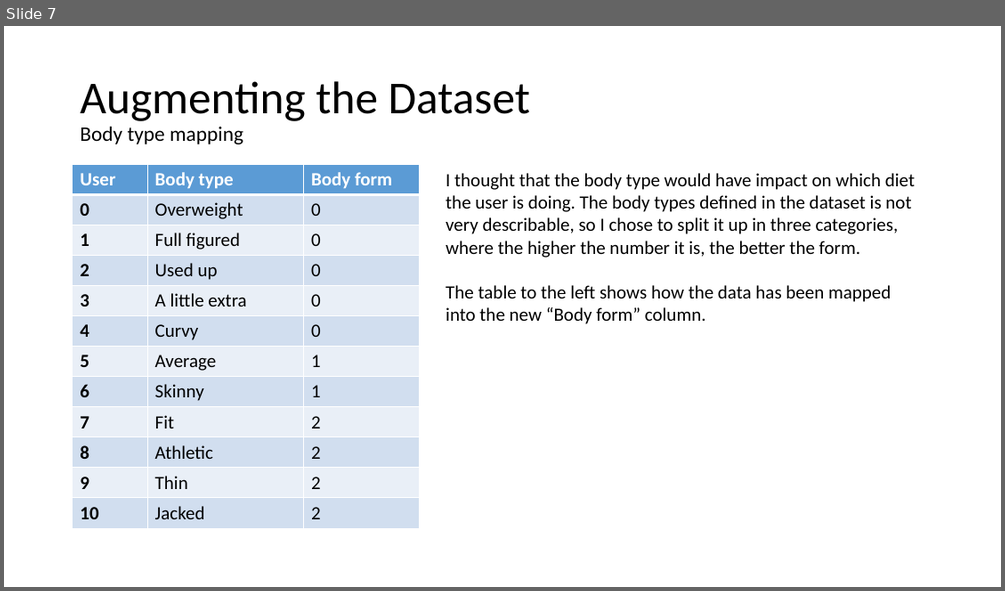
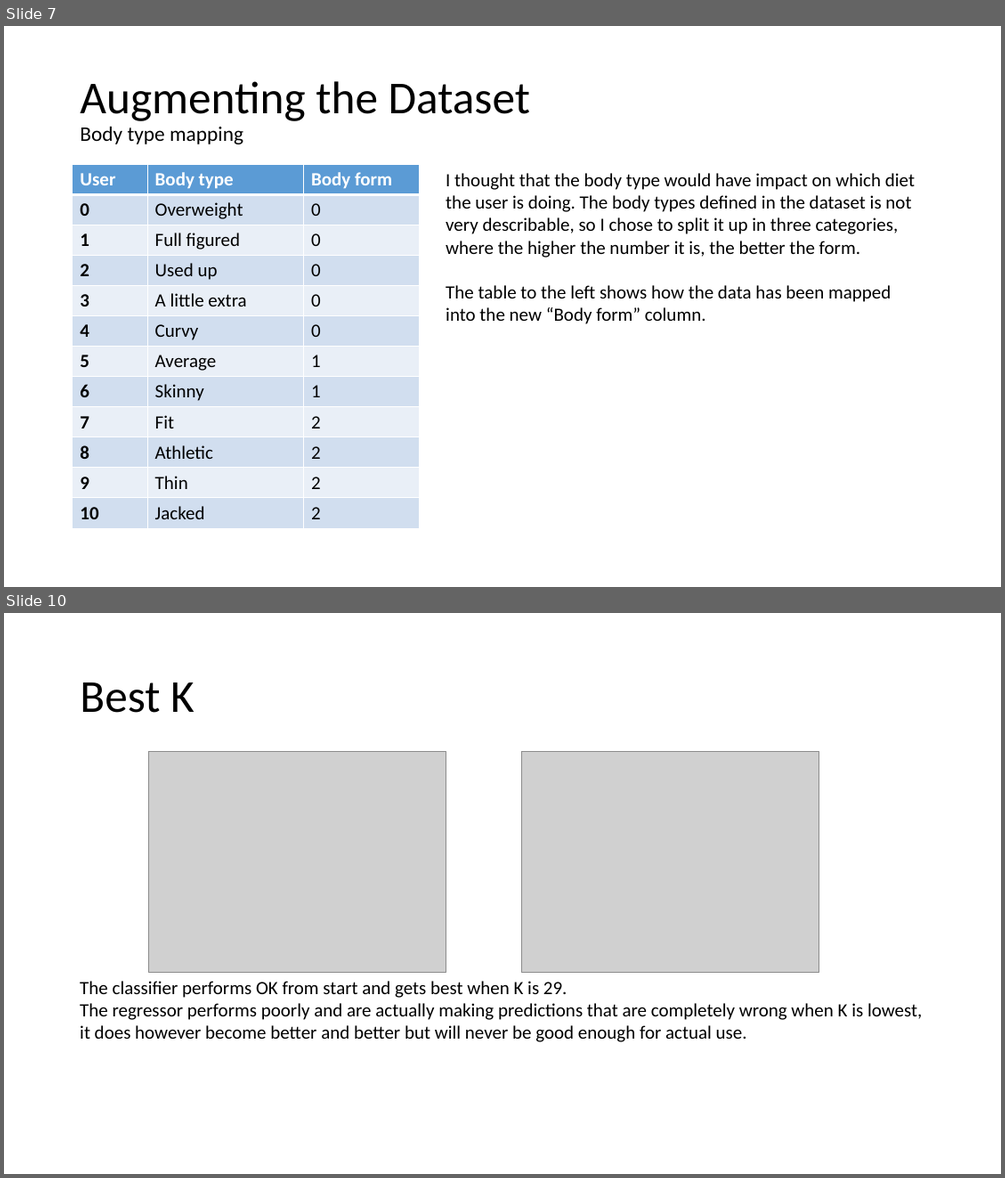
Before and after one commit to JacobHonore/Codecademy-Date-A-Scientist, a slide deck: Presentation.pptx. Shown one above the other, each under a label of ours: slide 7 before the commit, slides 7 and 10 after it; the slides between them are not shown. The pictures are 1005x591 and 1005x1178 pixels, drawn with LibreOffice and Linux fonts; fonts in the diff are those of the drawing; grey boxes stand for pictures. Boxes give left, top, right and bottom in pixels: in the first picture for what was removed or moved away, otherwise in the second. Text is boxed around its words. In the diff, an @@ line names an element or a change of style, - is before the commit and + after.

```diff
--- a/Presentation.pptx
+++ b/Presentation.pptx
@@ slide 10 added at (4,613,1001,1174), background #FFFFFF @@
@@ title added at (80,682,194,713), 44 pt, text #000000 @@
+Best K
@@ picture added at (149,751,446,972) @@
@@ picture added at (522,751,819,972) @@
@@ text added at (80,981,922,1042), 18 pt, text #000000 @@
+The classifier performs OK from start and gets best when K is 29.
+The regressor performs poorly and are actually making predictions that are completely wrong when K is lowest, it does however become better and better but will never be good enough for actual use.
```
Also in this commit, not shown: 1 slide changed, 3 other slides added, 1 other file.
